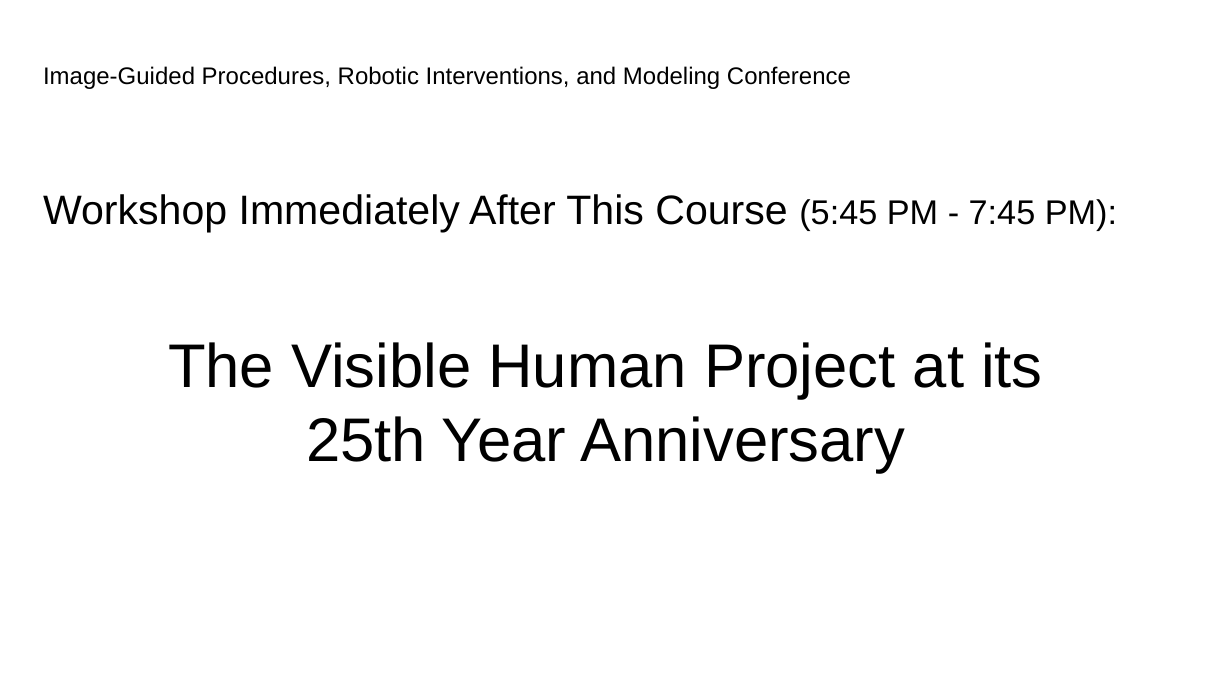
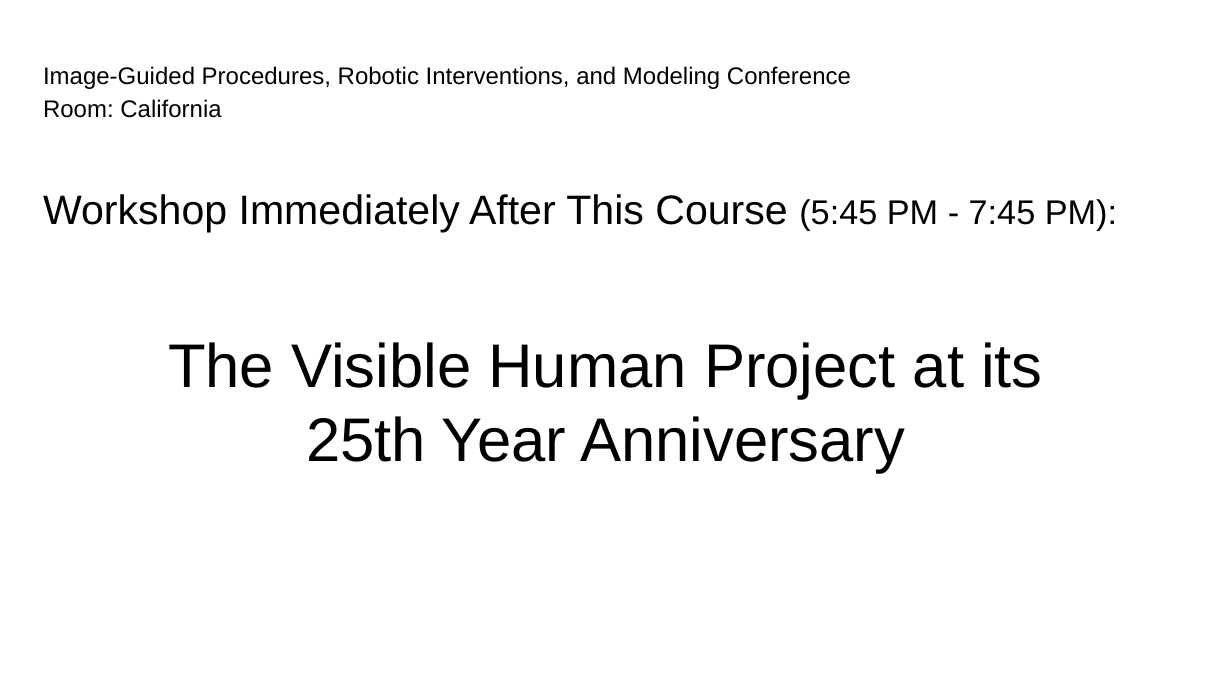
Before and after one commit to SimpleITK/SPIE2019_COURSE, a slide deck: slide 5 of docs/simpleitkHistoricalOverview.pptx. Drawn at 1232x693 pixels with LibreOffice and Linux fonts; fonts in the diff are those of the drawing; background and template pictures are left out. Boxes give left, top, right and bottom in pixels: in the first picture for what was removed or moved away, otherwise in the second. Text is boxed around its words. In the diff, an @@ line names an element or a change of style, - is before the commit and + after.

```diff
--- a/docs/simpleitkHistoricalOverview.pptx
+++ b/docs/simpleitkHistoricalOverview.pptx
@@ text at <box>43,99,221,118</box>: paragraph added @@
+Room: California
```
Also in this commit, not shown: 1 other slide changed, 1 other file.
